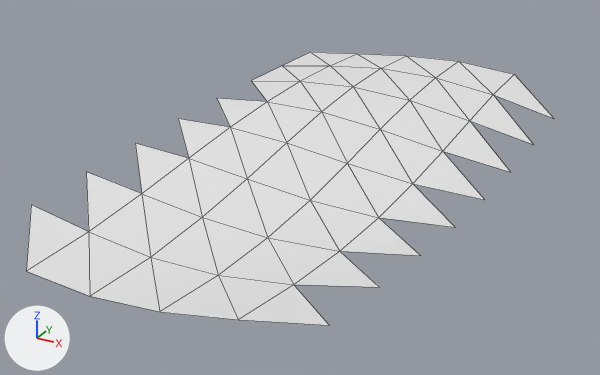
Before and after pictures for a commit that changed the OBJ model models/areas/idol/preview_sand_3_-1.obj.
Rendered twice from a 50 mm lens placed at (85.71, -16.44, 9.84), pointed at (71.41, 9.56, -3.16). Lighting does not change. The marker at lower left points along +X, +Y and +Z. The first picture is the older version. Mesh edges are drawn as thin lines. Where no turn or scale is listed for an object, it has been applied to the vertices. Vertices at exactly the same position are counted once.

Names of what the first picture shows: 'preview_sand_3_-1'.
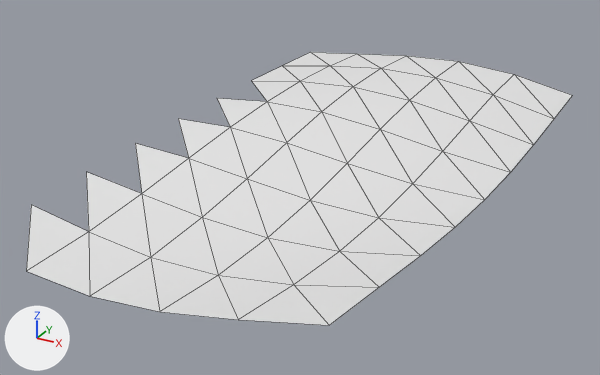
Boxes [x1, y1, x2, y2] around the edits, measured in the pictures (600 x 375 px):
'preview_sand_3_-1', reshaped
    before: [26, 52, 553, 325]
    after: [26, 52, 573, 325]
part 1 of me_preview_sand_3__1, added
    after: [295, 74, 573, 325]

The change in detail:
me_preview_sand_3__1 is used by ob_preview_sand_3__1; location (0.0, 0.0, 0.0).
Verts and faces of me_preview_sand_3__1; kept vertices keep their numbers, new ones are numbered from 52.
Before the commit, vertices of me_preview_sand_3__1: 11 (76.2, 18.4, -1.1) at pixel (493, 94), 12 (76.4, 21.2, -0.8) at pixel (514, 74), 13 (79.0, 18.3, -1.7) at pixel (554, 118), 16 (76.1, 15.7, -1.5) at pixel (469, 120), 17 (78.8, 15.5, -2.0) at pixel (533, 144).
Before the commit, vertices of me_preview_sand_3__1: 20 (75.9, 12.9, -1.9) at pixel (442, 151), 21 (78.7, 12.8, -2.2) at pixel (510, 172), 32 (75.8, 10.2, -2.3) at pixel (412, 183), 33 (78.6, 10.0, -2.3) at pixel (484, 199), 36 (75.7, 7.4, -2.6) at pixel (378, 217).
Before the commit, vertices of me_preview_sand_3__1: 37 (78.4, 7.3, -2.2) at pixel (455, 227), 40 (75.5, 4.7, -2.6) at pixel (339, 251), 41 (78.3, 4.5, -2.0) at pixel (420, 255), 44 (75.4, 1.9, -2.5) at pixel (293, 284), 45 (78.1, 1.8, -1.7) at pixel (379, 287).
Before the commit, vertices of me_preview_sand_3__1: 51 (78.0, -0.9, -1.4) at pixel (329, 325).
me_preview_sand_3__1 had 52 vertices, 66 faces and spanned x 64.4..79.0, y -0.9..21.7, z -3.2..-0.6.
me_preview_sand_3__1 now has 53 vertices, 74 faces and spans x 64.4..79.1, y -0.9..21.7, z -3.2..-0.6.
Part 1, on me_preview_sand_3__1:
New vertex 52 is at (79.1, 21.0, -1.4), pixel (572, 95).
New faces: (12, 13, 52), (11, 17, 13), (16, 21, 17), (20, 33, 21), (32, 37, 33), (36, 41, 37).
New faces: (40, 45, 41), (44, 51, 45).
